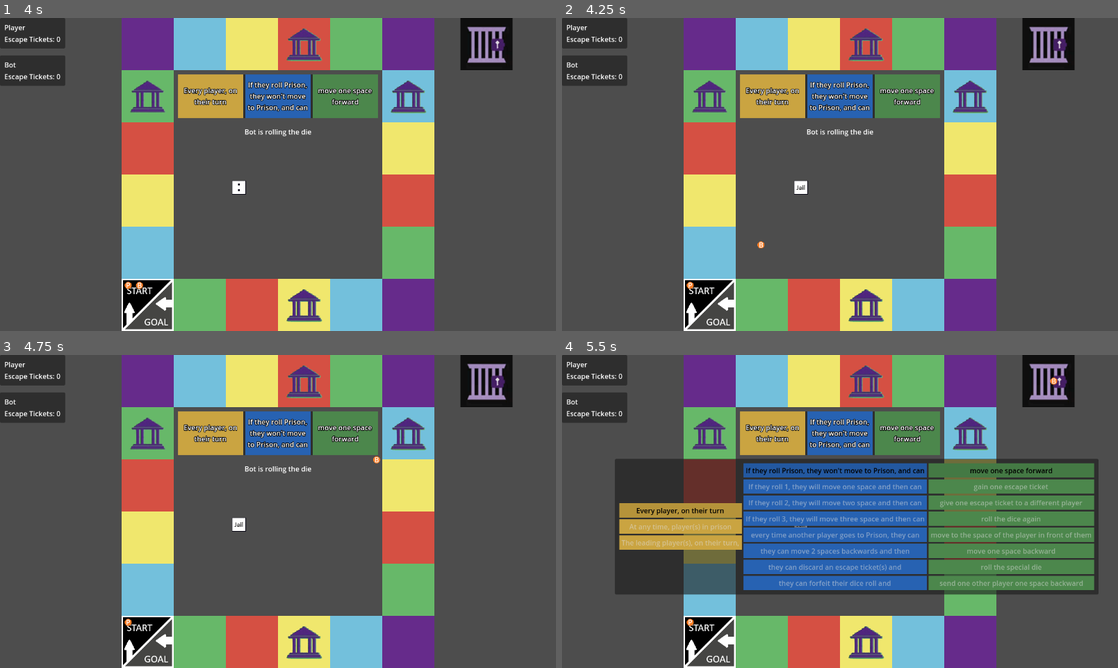
Above: before the commit, frames 1-4 (two rows, left to right).
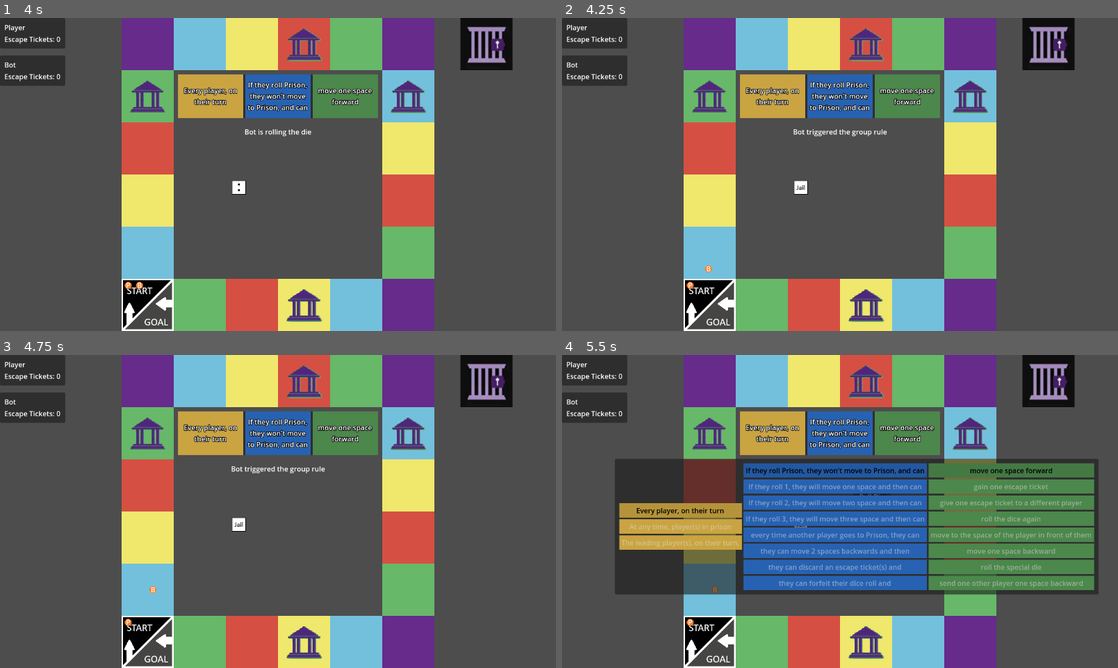
Above: after the commit, the same moments.

Repository: tjfeldman/RulesRace
Game: Godot game, scene res://rules_race_board.tscn
The game is run twice, just before and just after one commit, with the same random seed, the same clock (stepped at 60 frames per second) and the same inputs.
Inputs (mouse positions are in pixels of both pictures, inside the frame that each line leads up to):
- Up to frame 1 (4 s): click "Roll Die" at 0.5 s; tap Enter at 1.25 s; move the mouse to (250, 237) at 1.27 s; click (250, 237) at 1.42 s; click "End Turn" at 2 s; tap Space at 2.75 s; move the mouse to (444, 221) at 2.77 s; click (444, 221) at 2.92 s; move the mouse to (111, 127) at 3.52 s; click (111, 127) at 3.67 s
- Up to frame 2 (4.25 s): no input
- Up to frame 3 (4.75 s): tap Enter at 4.25 s; move the mouse to (305, 511) at 4.27 s; click (305, 511) at 4.42 s
- Up to frame 4 (5.5 s): tap Space at 5 s; move the mouse to (756, 433) at 5.02 s; click (756, 433) at 5.17 s

Frame 1 is identical in both runs. In frame 2, 0.2% of the frame differs, in the area x 25-59%, y 35-82%; in frame 3, 0.2%, in the area x 26-69%, y 32-77%; in frame 4, less than 0.1%.

Commit message:
Made Current Turn State and Current Turn Player static variables in ActionManager. Added Group Rule effect confirmation to make sure player wants to trigger the effect. Added trigger check for die rolls.
Signed-off-by: Tyler Feldman <tyler.feldman148@gmail.com>

Diff:
--- /dev/null
+++ b/scenes/confirmRuleUsage.tscn
@@ -0,0 +1,42 @@
+[gd_scene load_steps=2 format=3 uid="uid://c5tsnkglm28r2"]
+
+[ext_resource type="Script" uid="uid://c8lwviwrafohw" path="res://scripts/ConfirmEffect.gd" id="1_yx5tb"]
+
+[node name="ConfirmRuleEffect" type="CenterContainer"]
+offset_right = 1280.0
+offset_bottom = 720.0
+script = ExtResource("1_yx5tb")
+
+[node name="PanelContainer" type="PanelContainer" parent="."]
+layout_mode = 2
+
+[node name="MarginContainer" type="MarginContainer" parent="PanelContainer"]
+layout_mode = 2
+theme_override_constants/margin_left = 10
+theme_override_constants/margin_top = 10
+theme_override_constants/margin_right = 10
+theme_override_constants/margin_bottom = 10
+
+[node name="VBoxContainer" type="VBoxContainer" parent="PanelContainer/MarginContainer"]
+layout_mode = 2
+
+[node name="Label" type="Label" parent="PanelContainer/MarginContainer/VBoxContainer"]
+layout_mode = 2
+text = "Would you like to use the Effect of the Rule?"
+horizontal_alignment = 1
+
+[node name="HBoxContainer" type="HBoxContainer" parent="PanelContainer/MarginContainer/VBoxContainer"]
+layout_mode = 2
+theme_override_constants/separation = 25
+alignment = 1
+
+[node name="Yes" type="Button" parent="PanelContainer/MarginContainer/VBoxContainer/HBoxContainer"]
+layout_mode = 2
+text = "Yes"
+
+[node name="No" type="Button" parent="PanelContainer/MarginContainer/VBoxContainer/HBoxContainer"]
+layout_mode = 2
+text = "No"
+
+[connection signal="pressed" from="PanelContainer/MarginContainer/VBoxContainer/HBoxContainer/Yes" to="." method="_on_yes_pressed"]
+[connection signal="pressed" from="PanelContainer/MarginContainer/VBoxContainer/HBoxContainer/No" to="." method="_on_no_pressed"]
--- a/scripts/ActionManager.gd
+++ b/scripts/ActionManager.gd
@@ -1,4 +1,5 @@
 extends Control
+class_name ActionManager
 
 @onready var escape: Button = $PanelContainer/MarginContainer/VBoxContainer/Escape
 @onready var dice: Button = $PanelContainer/MarginContainer/VBoxContainer/Dice
@@ -17,53 +18,23 @@
 	OVER, #Game is over
 };
 
-var currentTurnPlayer : Player;
-var currentTurnState : TurnState = TurnState.LOADING :
-	set(value):
-		match(value):
-			TurnState.START:
-				_enable_all_actions();
-				escape.visible = _player_can_escape_jail();
-				dice.visible = true;
-				special.visible = false;
-				group.visible = false;
-				end.visible = false;
-			TurnState.ROLLING:
-				_disable_all_actions();
-			TurnState.SELECTING:
-				_disable_all_actions();
-			TurnState.REROLL:
-				_enable_all_actions();
-				escape.visible = false;
-				dice.visible = true;
-				special.visible = false;
-				group.visible = false;
-				end.visible = false;
-			TurnState.SPECIAL:
-				_enable_all_actions();
-				escape.visible = false;
-				dice.visible = false;
-				special.visible = true;
-				group.visible = false;
-				end.visible = false;
-			TurnState.END:
-				_enable_all_actions();
-				escape.visible = false;
-				dice.visible = false;
-				special.visible = false;
-				group.visible = false;
-				end.visible = true;
-		currentTurnState = value;
+#Static Fields
+static var _currentTurnState: TurnState = TurnState.LOADING;
+static var _currentTurnPlayer : Player;
+static func getCurrentTurnState(): return _currentTurnState;
+static func getCurrentTurnPlayer(): return _currentTurnPlayer;
+
 
 func _ready() -> void:
 	#connect events
 	Events.start_turn.connect(_next_turn);
 	Events.player_moved.connect(_player_moved);
 	Events.office_choice_selected.connect(_office_choice);
+	Events.declined_rule_effect.connect(_no_effect_used)
 
 func _next_turn(player: Player):
-	currentTurnPlayer = player;
-	currentTurnState = TurnState.START;
+	_currentTurnPlayer = player;
+	_updateTurnState(TurnState.START);
 	if (player.isBot()):
 		self.visible = false;
 		_bot_start_turn();
@@ -73,30 +44,31 @@
 func _player_moved(movement: Events.Movements):
 	match movement:
 		Events.Movements.Escape:
-			currentTurnState = TurnState.REROLL;
+			_updateTurnState(TurnState.REROLL);
 		Events.Movements.Office:
-			currentTurnState = TurnState.SELECTING;
+			_updateTurnState(TurnState.SELECTING);
+		Events.Movements.Rule:
+			_updateTurnState(TurnState.SELECTING);
 		Events.Movements.Goal:
-			currentTurnState = TurnState.OVER;
+			_updateTurnState(TurnState.OVER);
 			self.visible = false;
 		_:
-			currentTurnState = TurnState.END;
+			_updateTurnState(TurnState.END);
+	_check_for_bot_action();
 
-	if currentTurnPlayer.isBot() && currentTurnState != TurnState.SELECTING:
-		await get_tree().create_timer(0.5).timeout;
-		_bot_after_roll();
 
 func _office_choice(type : Events.OfficeChoice):
 	match type:
 		Events.OfficeChoice.Ticket:
-			currentTurnPlayer.addEscapeTicket();
-			currentTurnState = TurnState.END;
+			_currentTurnPlayer.addEscapeTicket();
+			_updateTurnState(TurnState.END);
 		Events.OfficeChoice.Dice:
-			currentTurnState = TurnState.SPECIAL;
+			_updateTurnState(TurnState.SPECIAL);
+	_check_for_bot_action();
 
-	if currentTurnPlayer.isBot():
-		await get_tree().create_timer(0.5).timeout;
-		_bot_after_roll();
+func _no_effect_used():
+	_updateTurnState(TurnState.END);
+	_check_for_bot_action();
 
 func _on_escape_pressed() -> void:
 	_disable_all_actions();
@@ -105,11 +77,11 @@
 	_enable_all_actions();
 
 func _on_dice_pressed() -> void:
-	currentTurnState = TurnState.ROLLING;
+	_updateTurnState(TurnState.ROLLING);
 	Events.emit_signal("roll_die_action", false);
 
 func _on_special_pressed() -> void:
-	currentTurnState = TurnState.ROLLING;
+	_updateTurnState(TurnState.ROLLING);
 	Events.emit_signal("roll_die_action", true);
 
 func _on_end_pressed() -> void:
@@ -131,12 +103,12 @@
 	end.disabled = false;
 
 func _player_can_escape_jail():
-	return currentTurnPlayer.isInJail() && currentTurnPlayer.hasEscapeTicket();
+	return _currentTurnPlayer.isInJail() && _currentTurnPlayer.hasEscapeTicket();
 
 func _player_escapes_jail():
 	Events.emit_signal("escape_jail_action");
-	currentTurnPlayer.removeEscapeTicket();
-	await currentTurnPlayer.escapeFromJail();
+	_currentTurnPlayer.removeEscapeTicket();
+	await _currentTurnPlayer.escapeFromJail();
 
 #BOT ACTIONS
 func _bot_start_turn():
@@ -146,19 +118,61 @@
 		await _player_escapes_jail();
 		await get_tree().create_timer(0.5).timeout;
 	#then the bot will roll their dice
-	currentTurnState = TurnState.ROLLING;
+	_updateTurnState(TurnState.ROLLING);
 	Events.emit_signal("roll_die_action", false);
 
 func _bot_after_roll():
-	match currentTurnState:
+	match _currentTurnState:
 		TurnState.REROLL:
 			#if bot has reroll, they will reroll
-			currentTurnState = TurnState.ROLLING;
+			_updateTurnState(TurnState.ROLLING);
 			Events.emit_signal("roll_die_action", false);
 		TurnState.SPECIAL:
 			#if bot has special die, they will roll it
-			currentTurnState = TurnState.ROLLING;
+			_updateTurnState(TurnState.ROLLING);
 			Events.emit_signal("roll_die_action", true);
 		TurnState.END:
 			#if it's the end of the bots turn, they will end
 			Events.emit_signal("end_turn");
+
+func _check_for_bot_action():
+	if _currentTurnPlayer.isBot() && _currentTurnState != TurnState.SELECTING:
+		await get_tree().create_timer(0.5).timeout;
+		_bot_after_roll();
+
+#Turn State Update Manager
+func _updateTurnState(newState: TurnState):
+	match(newState):
+		TurnState.START:
+			_enable_all_actions();
+			escape.visible = _player_can_escape_jail();
+			dice.visible = true;
+			special.visible = false;
+			group.visible = false;
+			end.visible = false;
+		TurnState.ROLLING:
+			_disable_all_actions();
+		TurnState.SELECTING:
+			_disable_all_actions();
+		TurnState.REROLL:
+			_enable_all_actions();
+			escape.visible = false;
+			dice.visible = true;
+			special.visible = false;
+			group.visible = false;
+			end.visible = false;
+		TurnState.SPECIAL:
+			_enable_all_actions();
+			escape.visible = false;
+			dice.visible = false;
+			special.visible = true;
+			group.visible = false;
+			end.visible = false;
+		TurnState.END:
+			_enable_all_actions();
+			escape.visible = false;
+			dice.visible = false;
+			special.visible = false;
+			group.visible = false;
+			end.visible = true;
+	_currentTurnState = newState;
--- /dev/null
+++ b/scripts/ConfirmEffect.gd
@@ -0,0 +1,18 @@
+extends Container
+@onready var label: Label = $PanelContainer/MarginContainer/VBoxContainer/Label
+
+var _affectedPlayer: Player;
+
+func setAffectedPlayer(player: Player):
+	_affectedPlayer = player;
+
+func setLabel(text: String):
+	label.text = text;
+
+func _on_yes_pressed() -> void:
+	queue_free();
+	Events.emit_signal("confirm_rule_effect", _affectedPlayer, true);
+
+func _on_no_pressed() -> void:
+	queue_free();
+	Events.emit_signal("confirm_rule_effect", _affectedPlayer, false);
--- a/scripts/Events.gd
+++ b/scripts/Events.gd
@@ -4,7 +4,7 @@
 @warning_ignore_start("unused_signal")
 
 enum OfficeChoice {Ticket, Dice, Rule};
-enum Movements {Jail, Escape, Tile, Office, Goal, None}
+enum Movements {Jail, Escape, Tile, Office, Rule, Goal, None}
 
 signal office_choice_selected(choice: OfficeChoice);
 signal updated_escape_tickets(player: Player);
@@ -16,6 +16,10 @@
 #Action Events
 signal roll_die_action(special: bool);
 signal escape_jail_action();
+signal declined_rule_effect();
 
 #Move Events
 signal player_moved(movement: Movements);
+
+#Rule Events
+signal confirm_rule_effect(affectedPlayer: Player, choice: bool);
--- a/scripts/GroupRuleManager.gd
+++ b/scripts/GroupRuleManager.gd
@@ -12,7 +12,8 @@
 
 func _ready() -> void:
 	group_rule_selector.visible = false;
-	group_rule_selector.rulesUpdated.connect(_on_rules_updated);
+	group_rule_selector.rules_updated.connect(_on_rules_updated);
+	Events.confirm_rule_effect.connect(_trigger_effect);
 
 func _on_background_gui_input(event: InputEvent) -> void:
 	if event.is_action_pressed("ui_click"):
@@ -26,3 +27,35 @@
 	whenRule = whenRuleBtn.type;
 	triggerRule = triggerRuleBtn.type;
 	effectRule = effectRuleBtn.type;
+
+func _trigger_effect(affectedPlayer: Player, choice: bool):
+	match [effectRule, choice]:
+		[GroupRules.Effect.MOVE_ONE, true]:
+			await affectedPlayer.movePlayerForward();
+			Events.emit_signal("player_moved", Events.Movements.None);
+		_:
+			Events.emit_signal("declined_rule_effect");
+
+func checkRollTrigger(roll: Variant):
+	match [triggerRule, roll]:
+		[GroupRules.Trigger.ROLL_PRISON, "Jail"]:
+			return true;
+		[GroupRules.Trigger.ROLL_ONE, 1]:
+			return true;
+		[GroupRules.Trigger.ROLL_TWO, 2]:
+			return true;
+		[GroupRules.Trigger.ROLL_THREE, 3]:
+			return true;
+		_:
+			return false;
+
+#prompts the player who triggered the rule to gain the benefit
+func promptRuleEffect(player: Player):
+	if !player.isBot():
+		var confirmBox = preload("res://scenes/confirmRuleUsage.tscn");
+		var confirm = confirmBox.instantiate();
+		#confirm.setLabel();
+		confirm.setAffectedPlayer(player);
+		self.get_parent().add_child(confirm);
+	else:
+		Events.emit_signal("confirm_rule_effect", player, true);
--- a/scripts/GroupRuleSelector.gd
+++ b/scripts/GroupRuleSelector.gd
@@ -38,7 +38,7 @@
 var selectedTriggerRule : TriggerButton;
 var selectedEffectRule : EffectButton;
 
-signal rulesUpdated(whenRule: RuleButton, triggerRule: RuleButton, effectRule: RuleButton);
+signal rules_updated(whenRule: RuleButton, triggerRule: RuleButton, effectRule: RuleButton);
 
 func _ready() -> void:
 	call_deferred("random_rule");
@@ -62,4 +62,4 @@
 	for btn in effectGroupButtons:
 		btn.disable();
 
-	rulesUpdated.emit(selectedWhenRule, selectedTriggerRule, selectedEffectRule);
+	rules_updated.emit(selectedWhenRule, selectedTriggerRule, selectedEffectRule);
--- a/scripts/Main.gd
+++ b/scripts/Main.gd
@@ -49,13 +49,20 @@
 		Events.emit_signal("office_choice_selected", picked);
 
 func _on_dice_has_rolled(_type: Dice.Type, roll: Variant) -> void:
-	var currentPlayer = players[currentPlayerTurn];
+	var currentPlayer = ActionManager.getCurrentTurnPlayer();
+	var groupRuleTriggered = group_rule_manager.checkRollTrigger(roll);
 	match roll:
 		"Jail":
-			var sentToJail = await currentPlayer.sendToJail();
-			if sentToJail:
-				turn_status.text = "%s went to jail" %currentPlayer.playerName;
-			Events.emit_signal("player_moved", Events.Movements.Jail if sentToJail else Events.Movements.None);
+			#if the group rule triggered on rolling prison, player does not go to prison
+			if not groupRuleTriggered:
+				var sentToJail = await currentPlayer.sendToJail();
+				if sentToJail:
+					turn_status.text = "%s went to jail" %currentPlayer.playerName;
+				Events.emit_signal("player_moved", Events.Movements.Jail if sentToJail else Events.Movements.None);
+			else:
+				turn_status.text = "%s triggered the group rule" %currentPlayer.playerName;
+				Events.emit_signal("player_moved", Events.Movements.Rule);
+				group_rule_manager.promptRuleEffect(currentPlayer);
 		"Escape":
 			var escapeFromJail = await currentPlayer.escapeFromJail();
 			if escapeFromJail:
@@ -63,7 +70,7 @@
 			Events.emit_signal("player_moved", Events.Movements.Escape if escapeFromJail else Events.Movements.None);
 		_:
 			if !currentPlayer.isInJail():
-				turn_status.text = "%s is moving %s spaces" %[players[currentPlayerTurn].playerName, roll];
+				turn_status.text = "%s is moving %s spaces" %[currentPlayer.playerName, roll];
 				while roll > 0:
 					await currentPlayer.movePlayerForward();
 					roll -= 1;
@@ -76,8 +83,16 @@
 				elif board.isGoalSpace(currentPlayer.getBoardPosition()):
 					turn_status.text = "%s landed on goal and won" %currentPlayer.playerName;
 					Events.emit_signal("player_moved", Events.Movements.Goal);
+				elif groupRuleTriggered:
+					turn_status.text = "%s triggered the group rule" %currentPlayer.playerName;
+					Events.emit_signal("player_moved", Events.Movements.Rule);
+					group_rule_manager.promptRuleEffect(currentPlayer);
 				else:
 					Events.emit_signal("player_moved", Events.Movements.Tile);
+			elif groupRuleTriggered:
+				turn_status.text = "%s triggered the group rule" %currentPlayer.playerName;
+				Events.emit_signal("player_moved", Events.Movements.Rule);
+				group_rule_manager.promptRuleEffect(currentPlayer);
 			else:
 				Events.emit_signal("player_moved", Events.Movements.None);
 
@@ -90,14 +105,14 @@
 #For Status Update
 func _die_rolling(special: bool):
 	var dieName = "the special die" if special else "the die";
-	turn_status.text = "%s is rolling %s" %[players[currentPlayerTurn].playerName, dieName];
+	turn_status.text = "%s is rolling %s" %[ActionManager.getCurrentTurnPlayer().playerName, dieName];
 
 func _office_choice(choice: Events.OfficeChoice):
 	match choice:
 		Events.OfficeChoice.Ticket:
-			turn_status.text = "%s recieved an escape ticket" % players[currentPlayerTurn].playerName;
+			turn_status.text = "%s recieved an escape ticket" % ActionManager.getCurrentTurnPlayer().playerName;
 		Events.OfficeChoice.Dice:
-			turn_status.text = "%s can roll the special die" % players[currentPlayerTurn].playerName;
+			turn_status.text = "%s can roll the special die" % ActionManager.getCurrentTurnPlayer().playerName;
 
 func _used_escape_ticket():
-	turn_status.text = "%s used an escape ticket to leave jail" % players[currentPlayerTurn].playerName;
+	turn_status.text = "%s used an escape ticket to leave jail" % ActionManager.getCurrentTurnPlayer().playerName;
Not shown, added: scripts/ConfirmEffect.gd.uid
Not shown, changed: README.md
